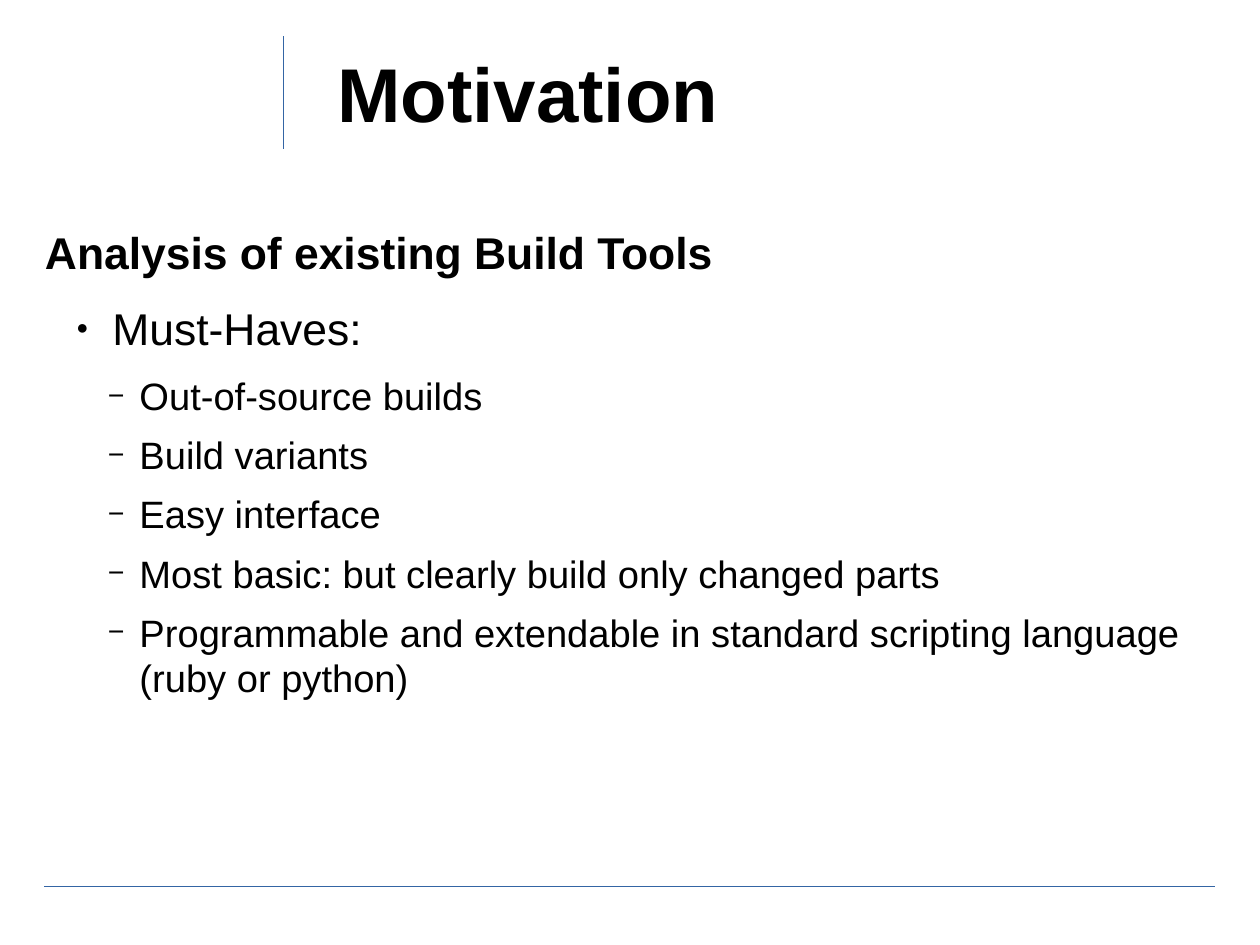
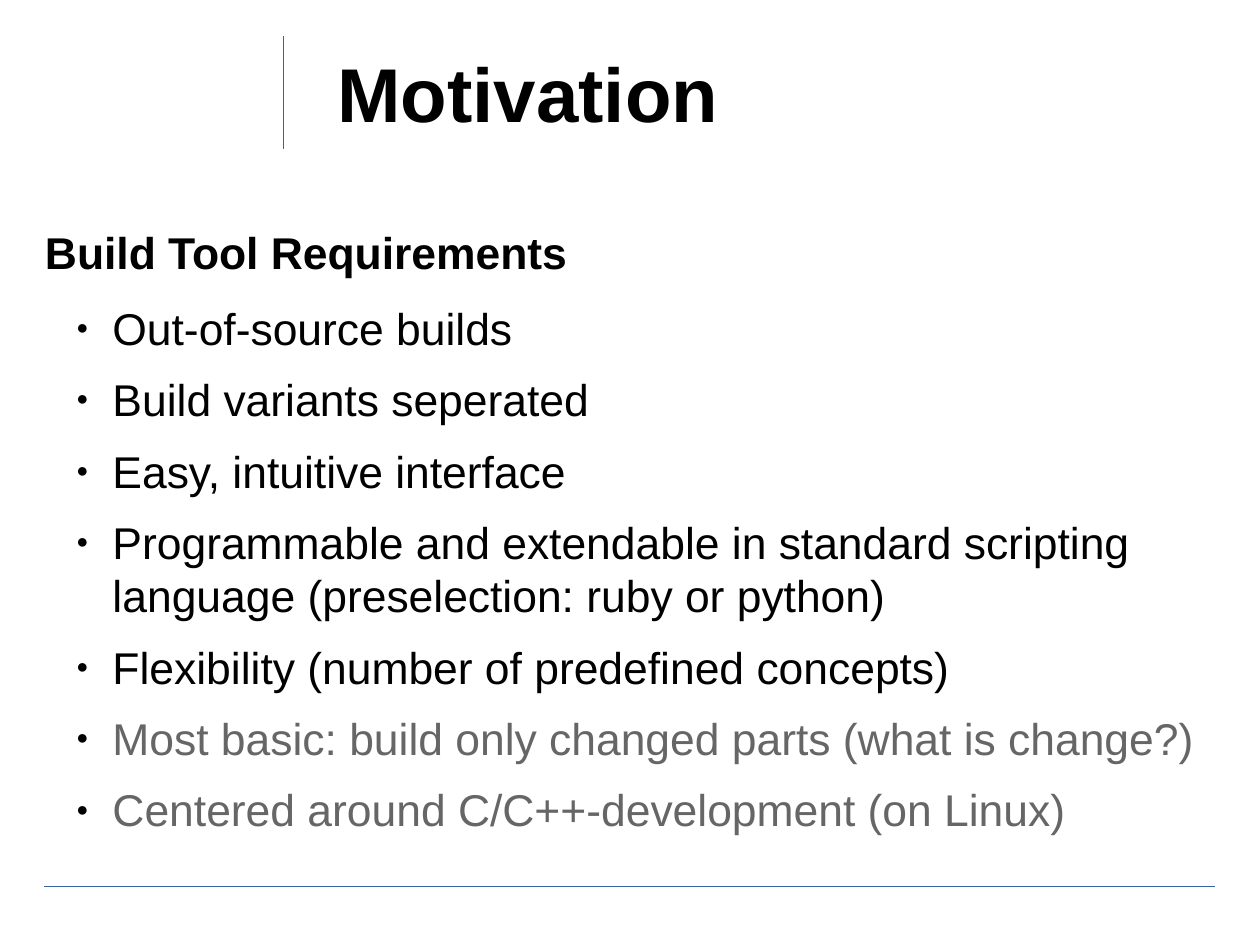
Before and after one commit to ewuenf/Makr, a slide deck: slide 2 of doc/concepts/Makr_Concepts.01.odp. Drawn at 1260x945 pixels with LibreOffice and Linux fonts; fonts in the diff are those of the drawing; background and template pictures are left out. Boxes give left, top, right and bottom in pixels: in the first picture for what was removed or moved away, otherwise in the second. Text is boxed around its words. In the diff, an @@ line names an element or a change of style, - is before the commit and + after.

```diff
--- a/doc/concepts/Makr_Concepts.01.odp
+++ b/doc/concepts/Makr_Concepts.01.odp
@@ text at bbox=[45, 236, 567, 278]: text changed @@
-Analysis of existing Build Tools
-  ● Must-Haves:
+Build Tool Requirements
@@ text at bbox=[112, 312, 512, 346]: size 24 to 28 pt in "Out-of-source builds"; bullet − to ●; list level 3 to 2 in "Out-of-source builds" @@
@@ text at bbox=[112, 383, 1193, 835]: text changed; size 24 to 28 pt @@
-    − Build variants
-    − Easy interface
-    − Most basic: but clearly build only changed parts
-    − Programmable and extendable in standard scripting language (ruby or python)
+  ● Build variants seperated
+  ● Easy, intuitive interface
+  ● Programmable and extendable in standard scripting language (preselection: ruby or python)
+  ● Flexibility (number of predefined concepts)
+  ● Most basic: build only changed parts (what is change?)
+  ● Centered around C/C++-development (on Linux)
```
Also in this commit, not shown: 1 other slide changed, 7 slides added, 1 slide removed, 1 other file.
